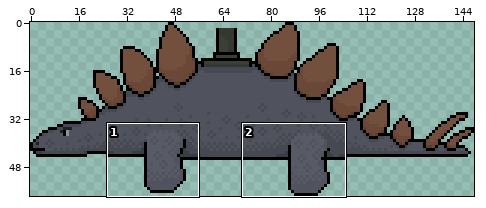
A sprite sheet gets an edit: Game/ReptileRampage/Assets/Sprites/stego.png. Above, an overview of the earlier version with the close-up marked.
Close-up. First the earlier version:
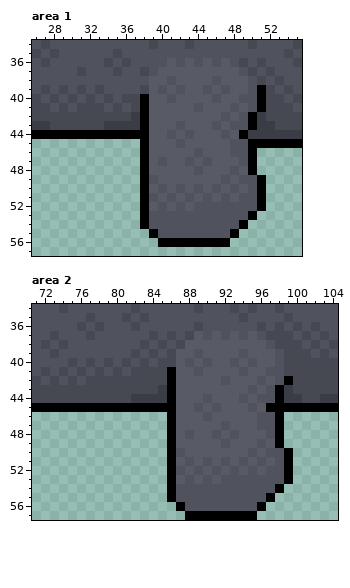
The file is 148x58 pixels. Colours within 5 levels of each other are drawn and written as one. Shown: area 1: x 26..55, y 34..57; area 2: x 71..104, y 34..57.
And afterwards:
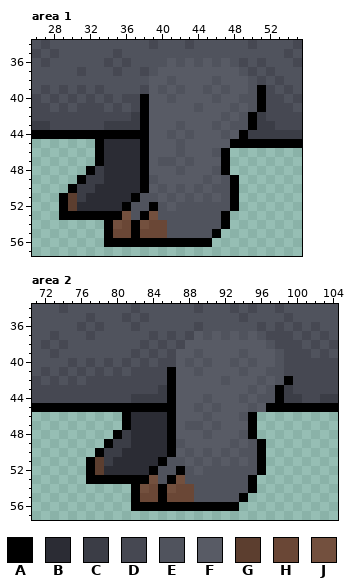
Palette (. is transparent): A #000000  B #2b2c34  C #3b3d46  D #464852  E #50535d  F #585b65  G #5c3e2f  H #6a4736  J #73503e
The edit:
Area 1:
y 45: x 33..37 ..... -> ABBBB; x 48..49 EE -> AA
y 46: x 33..37 ..... -> ABBBB; x 42 F -> E; x 44 E -> F; x 46..50 FFEEA -> EA...
y 47: x 33..37 ..... -> ABBBB; x 41 F -> E; x 45 E -> F; x 47..50 FFEA -> A...
y 48: x 32..37 ...... -> ACBBBB; x 42 F -> E; x 44 E -> F; x 46..50 FFEFA -> EA...
y 49: x 31..37 ....... -> ACCBBBB; x 45 F -> E; x 48..51 FEEA -> A...
y 50: x 30..37 ........ -> ACCBBBBB; x 47..51 FEFEA -> EA...
y 51: x 29..38 .........A -> AGCBBBBBAE; x 48..51 FEEA -> A...
y 52: x 29..39 .........AF -> AGBBBBBAEEA; x 43 F -> E; x 48..51 EEEA -> A...
y 53: x 29..37 ......... -> AAAAAAAJE; x 39 E -> J; x 47..50 EEEA -> A...
y 54: x 34..40 ....AEE -> AJHAJHH; x 47..49 EEA -> A..
y 55: x 34..40 .....AE -> AHHAHHH; x 46..48 EEA -> A..
y 56: x 34..39 ...... -> AAAAAA; x 46..47 AA -> ..
Area 2:
y 46: x 81..85 ..... -> ABBBB; x 94..98 FFEEA -> EA...
y 47: x 81..85 ..... -> ABBBB; x 88..89 FF -> EE; x 91..92 FE -> EF; x 95..98 FEEA -> A...
y 48: x 80..85 ...... -> ACBBBB; x 88 E -> F; x 90..91 FE -> EF; x 93..98 EFFFEA -> FEA...
y 49: x 79..85 ....... -> ACCBBBB; x 87 F -> E; x 92..93 EF -> FE; x 95..98 FEFA -> EA..
y 50: x 78..85 ........ -> ACCBBBBB; x 87..88 EF -> FE; x 90 F -> E; x 92 F -> E; x 94 F -> E; x 96..99 FEEA -> A...
y 51: x 77..99 .........AFEFEFEFEFEFEA -> AGCBBBBBAEEFEFEFEFEA...
y 52: x 77..90 .........AEFEF -> AGBBBBBAEEAEFE; x 92 F -> E; x 94 F -> E; x 96..99 FEEA -> A...
y 53: x 77..85 ......... -> AAAAAAAJE; x 87 F -> J; x 89 F -> E; x 91 F -> E; x 95..99 EEEEA -> A....
y 54: x 82..88 ....AEE -> AJHAJHH; x 95..98 EEEA -> A...
y 55: x 82..88 ....AEE -> AHHAHHH; x 94..97 EEEA -> A...
y 56: x 82..86 ..... -> AAAAA; x 88..96 EEEEEEEEA -> AAAAAA...
y 57: x 88..95 AAAAAAAA -> ........
Boxes around the changes in both close-ups, in picture pixels (x1, y1, x2, y2):
changed: (59, 139, 266, 247)
changed: (86, 412, 293, 520)
